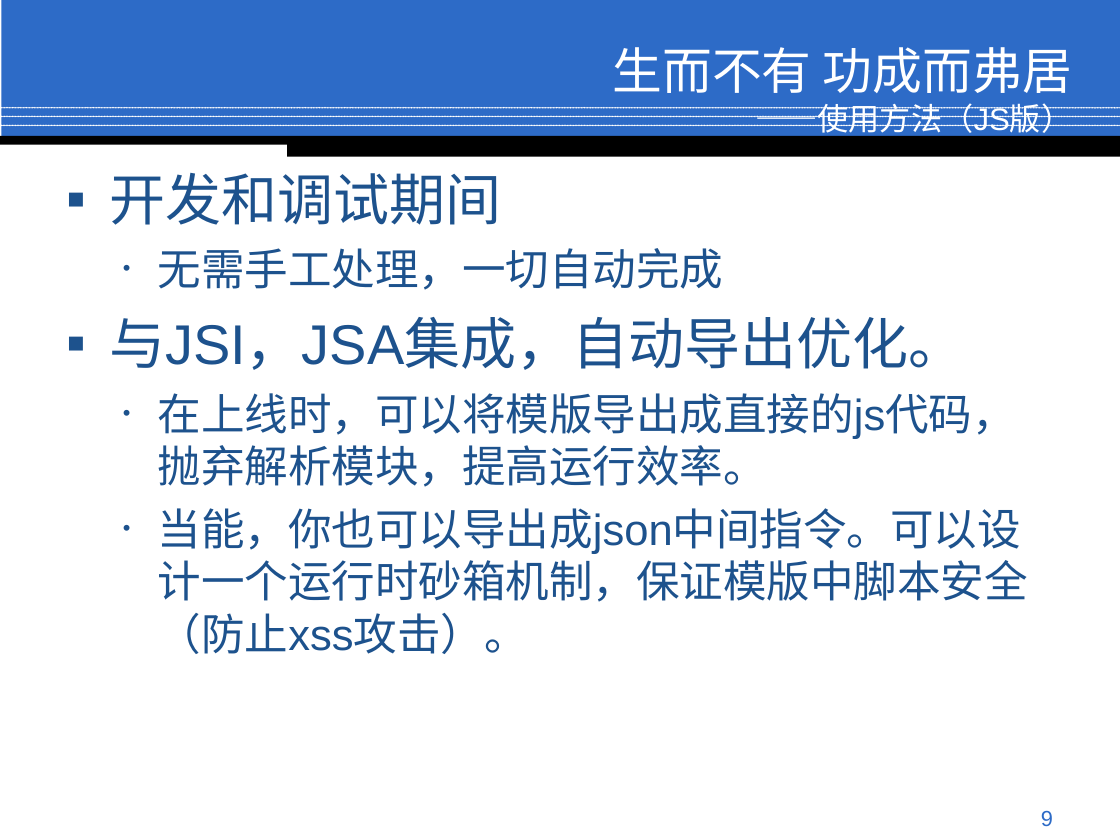
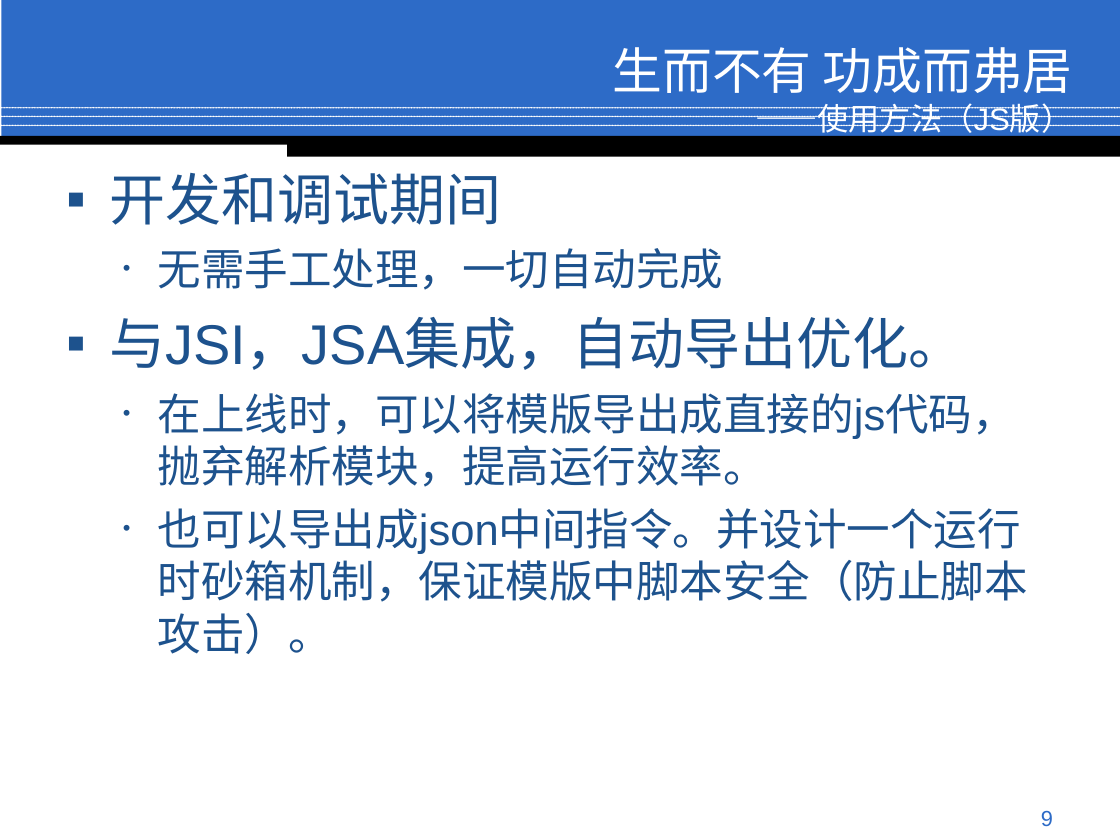
Before and after one commit to jindw/lite, a slide deck: slide 9 of trunk/Lite/web/doc/Preview.ppt. Drawn at 1120x840 pixels with LibreOffice and Linux fonts; fonts in the diff are those of the drawing; background and template pictures are left out. Boxes give left, top, right and bottom in pixels: in the first picture for what was removed or moved away, otherwise in the second. Text is boxed around its words. In the diff, an @@ line names an element or a change of style, - is before the commit and + after.

```diff
--- a/trunk/Lite/web/doc/Preview.ppt
+++ b/trunk/Lite/web/doc/Preview.ppt
@@ text at [158, 508, 1028, 654]: text changed @@
-  • 当能，你也可以导出成json中间指令。可以设计一个运行时砂箱机制，保证模版中脚本安全（防止xss攻击）。
+  • 也可以导出成json中间指令。并设计一个运行时砂箱机制，保证模版中脚本安全（防止脚本攻击）。
```
Also in this commit, not shown: 8 other slides changed.
